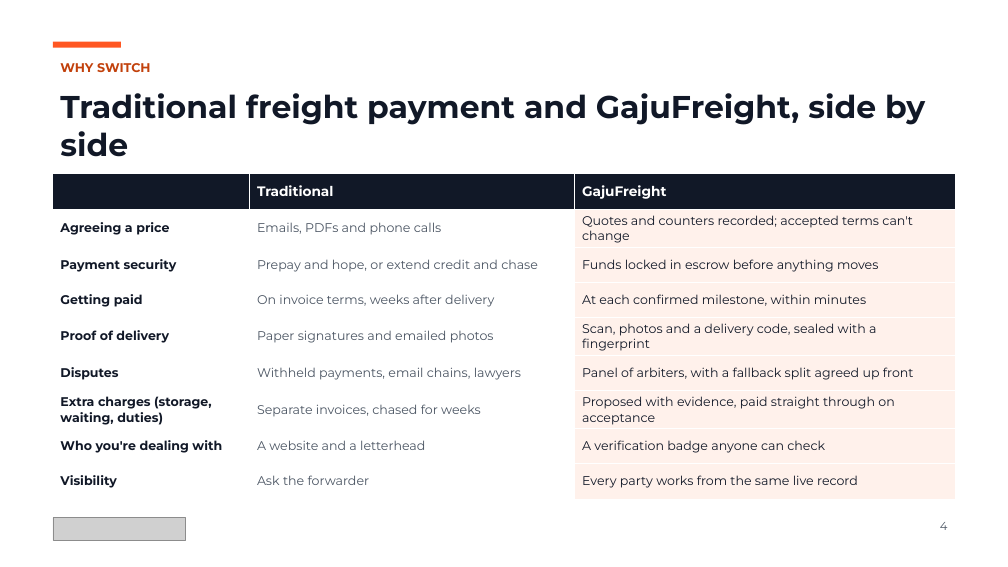
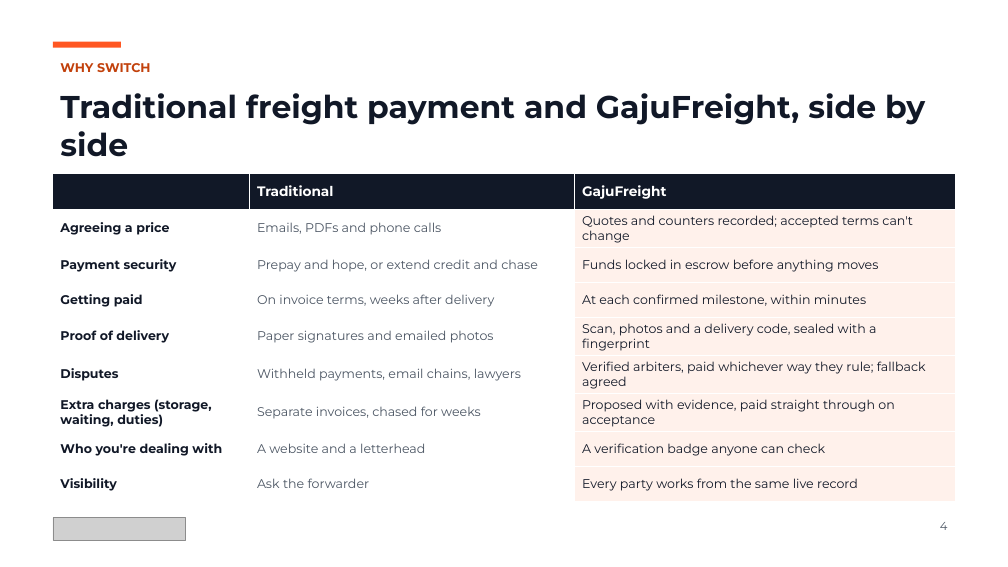
Before and after one commit to shanepreater/gajufreight, a slide deck: slide 4 of docs/pitch/gajufreight-pitch-deck.pptx. Drawn at 1008x567 pixels with LibreOffice and Linux fonts; fonts in the diff are those of the drawing; grey boxes stand for pictures. Boxes give left, top, right and bottom in pixels: in the first picture for what was removed or moved away, otherwise in the second. Text is boxed around its words. In the diff, an @@ line names an element or a change of style, - is before the commit and + after.

Commit message:
docs(ux): extra charges, Incoterms and fair arbitration in the UX
Screens and journeys follow ADR 0020 and ADR 0022. Shippers pick an
Incoterm and a panel of verified arbiters; forwarders can swap one
arbiter or decline over the panel, and quote event milestones. The
forwarder proposes extra charges with evidence and the shipper
accepts (paid straight through, no fee) or declines. Disputes are
raised with a deposit; the consignee reports through the delivery
company, which flags it, and never pays or signs; arbiters see their
fee, paid whichever way they vote. Admin settings gain the arbiter
fee, the flag window and verified roles; the deck follows.

```diff
--- a/docs/pitch/gajufreight-pitch-deck.pptx
+++ b/docs/pitch/gajufreight-pitch-deck.pptx
@@ table at box(53, 174, 955, 495) @@
-row 6, column 3: Panel of arbiters, with a fallback split agreed up front
+row 6, column 3: Verified arbiters, paid whichever way they rule; fallback agreed
```
Also in this commit, not shown: 1 other slide changed, 21 other files.
